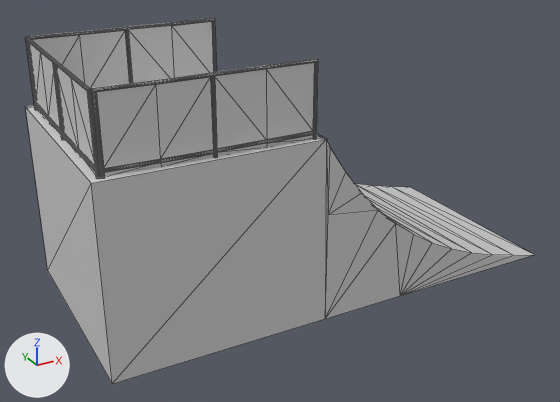
The COLLADA model ramp-up/ramp-up/art.scnassets/quarter/quarter.dae, before and after one commit.
Before and after are seen from a 50 mm camera at (-1.54, -2.66, 1.65) aimed at (-0.1, -0.03, 0.34). Lighting does not change. The marker at lower left points along +X, +Y and +Z. Mesh edges are drawn as thin lines. Where no turn or scale is listed for an object, it has been applied to the vertices.

In view in the first picture: 'Object03_01___Default', 'fance_wire_225198087'.
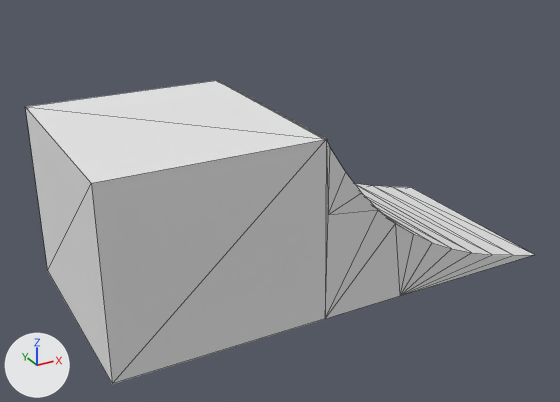
The change in detail:
Material 'quarter' (mat_quarter) is new.
Its base color is (0.8, 0.8, 0.8) (white #e7e7e7).
Its roughness is 0.9.
me_object03_01___default has 48 vertices, 81 faces and spans x -0.99..0.99, y -0.46..0.46, z 0.0..0.75.
me_object03_01___default is used by ob_object03_01___default; location (0.0, 0.0, 0.0).
Part 1, on me_object03_01___default:
7 faces are deleted.
7 new faces join them.
me_object03_01___default part 2: 76 faces spanning x -0.99..0.99, y -0.46..0.46, z 0.0..0.75 switch from mat_1___default (light grey #d1d1d1) to mat_quarter (white #e7e7e7).
Object 'fance_wire_225198087' (ob_fance_wire_225198087) is deleted.

Boxes [x1, y1, x2, y2] around the edits, measured in the pictures (560 x 402 px; the box of a moved part takes in the faces that stretch with it):
'fance_wire_225198087', deleted
    before: [26, 18, 318, 177]
part 1 of me_object03_01___default, moved or reshaped
    before: [316, 134, 327, 141]
    after: [216, 80, 327, 141]
part 2 of me_object03_01___default, recoloured
    both: [26, 100, 534, 384]
